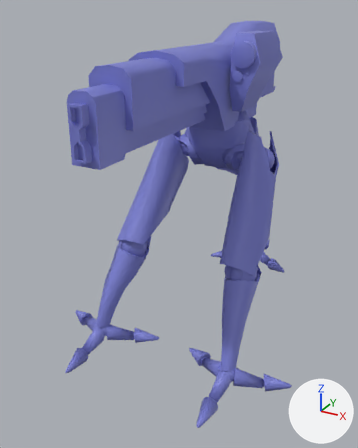
The FBX model Assets/Models/Sniper_Final.fbx as it was, and as the next commit left it.
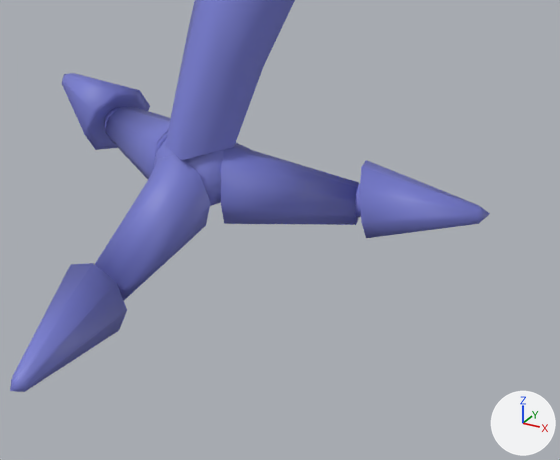
The first picture shows the older version from a 50 mm lens placed at (0.0461, -0.0992, 0.0719), pointed at (-0.0051, -0.0061, 0.0253). The close-ups show both versions on the part from 18% to 48% of the width and 66% to 86% of the height of that picture; other places that the commit changed are outside them. The lights are fixed; the arrows at lower right show +X, +Y and +Z. Where no turn or scale is listed for an object, it has been applied to the vertices. Vertices at the same position are counted once.

In view in the first close-up: 'Sniper2_Untextured:shin_R_geo', 'Sniper2_Untextured:toe1_knuckle_geo.001', 'Sniper2_Untextured:toe1_main_geo.001', 'Sniper2_Untextured:toe2_main_geo.001', 'Sniper2_Untextured:toe2_tip_geo.001', 'Sniper2_Untextured:toe3_knuckle_geo.001', 'Sniper2_Untextured:toe3_main_geo.001', 'Sniper2_Untextured:toe3_tip_geo.001'.
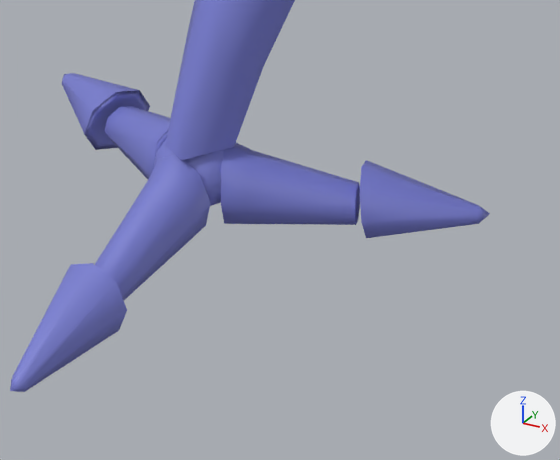
Where the newer file only moved an object's origin or applied its transform, the numbers keep the older frame.

Boxes (x1, y1, x2, y2) around the edits, measured in the close-ups (560 x 460 px):
'Sniper2_Untextured:toe1_main_geo.001', shading changed: (42, 263, 127, 342) in both
'Sniper2_Untextured:toe3_knuckle_geo.001', deleted: before (355, 184, 361, 217)
part 1 of me_mesh_013, shading changed: (105, 106, 170, 179) in both
part 2 of me_mesh_010, shading changed: (221, 143, 359, 225) in both
part 4 of me_mesh_015, shading changed: (95, 155, 211, 301) in both

The change, as a list of edits to the scene's bpy script:
```text
Change me_mesh_015:
    where me_mesh_015.from_pydata(...)  # 42 vertices, 40 faces; spans x -0.00158..0.00158, y -0.00309..0.00305, z -0.00119..0.00337
    used by ob_sniper2_untextured_toe1_knuckle_geo_001; location = (-0.01568, -0.02786, 0.00147)
    me_mesh_015 part 4: edges marked sharp go from 0 to 16
Change me_mesh_010:
    where me_mesh_010.from_pydata(...)  # 42 vertices, 40 faces; spans x -0.00332..0.00313, y -0.00276..0.00219, z -0.00112..0.00318
    used by ob_sniper2_untextured_toe3_main_geo_001; location = (-0.01193, -0.02182, 0.00149)
    me_mesh_010 part 2: edges marked sharp go from 0 to 16
Change me_mesh_011:
    where me_mesh_011.from_pydata(...)  # 26 vertices, 24 faces; spans x -0.00294..0.00296, y -0.00266..0.00158, z -0.00201..0.00153
    used by ob_sniper2_untextured_toe3_tip_geo_001; location = (-0.00683, -0.01903, 0.00177)
    me_mesh_011 part 5: its shading normals changed
Change me_mesh_016:
    where me_mesh_016.from_pydata(...)  # 26 vertices, 24 faces; spans x -0.00178..0.00178, y -0.00325..0.0025, z -0.00191..0.00165
    used by ob_sniper2_untextured_toe1_main_geo_001; location = (-0.01569, -0.03379, 0.00134)
    me_mesh_016 part 3: its shading normals changed
Change me_mesh_013:
    where me_mesh_013.from_pydata(...)  # 42 vertices, 40 faces; spans x -0.00315..0.00329, y -0.00263..0.00205, z -0.00107..0.00326
    used by ob_sniper2_untextured_toe2_main_geo_001; location = (-0.01971, -0.02203, 0.00175)
    me_mesh_013 part 1: edges marked sharp go from 0 to 16
Remove ob_sniper2_untextured_toe3_knuckle_geo_001:
    ob_sniper2_untextured_toe3_knuckle_geo_001 = bpy.data.objects.new('Sniper2_Untextured:toe3_knuckle_geo.001', me_mesh_009)
    ob_sniper2_untextured_toe3_knuckle_geo_001.location = (-0.00914, -0.02042, 0.0016)
```
